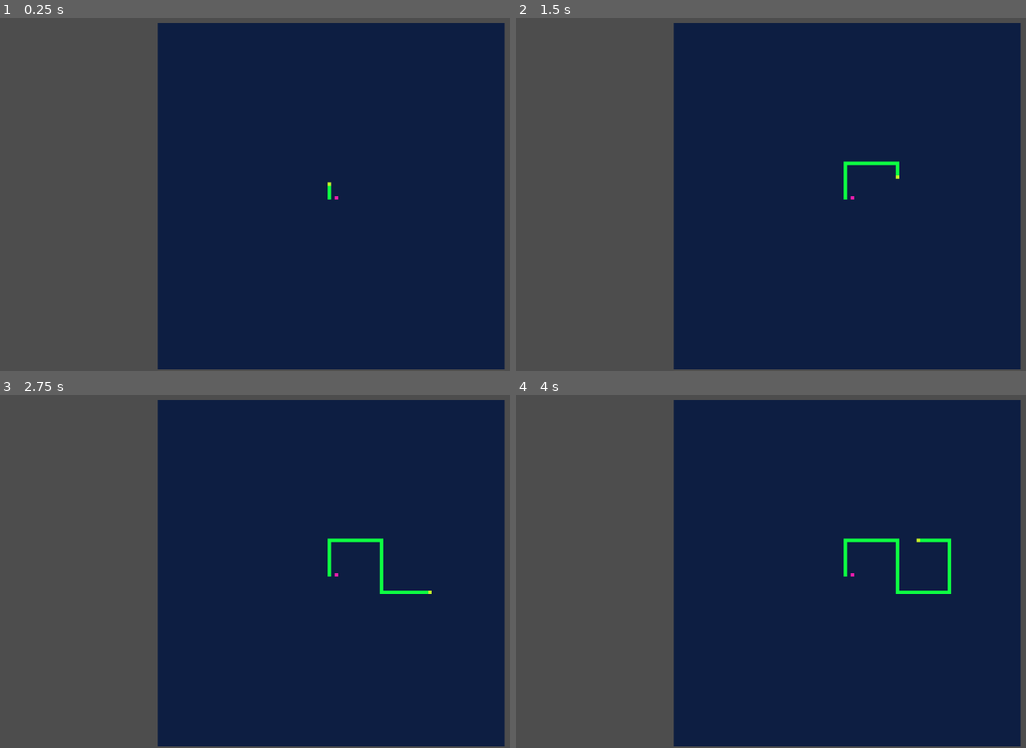
Above: before the commit, frames 1-4 (two rows, left to right).
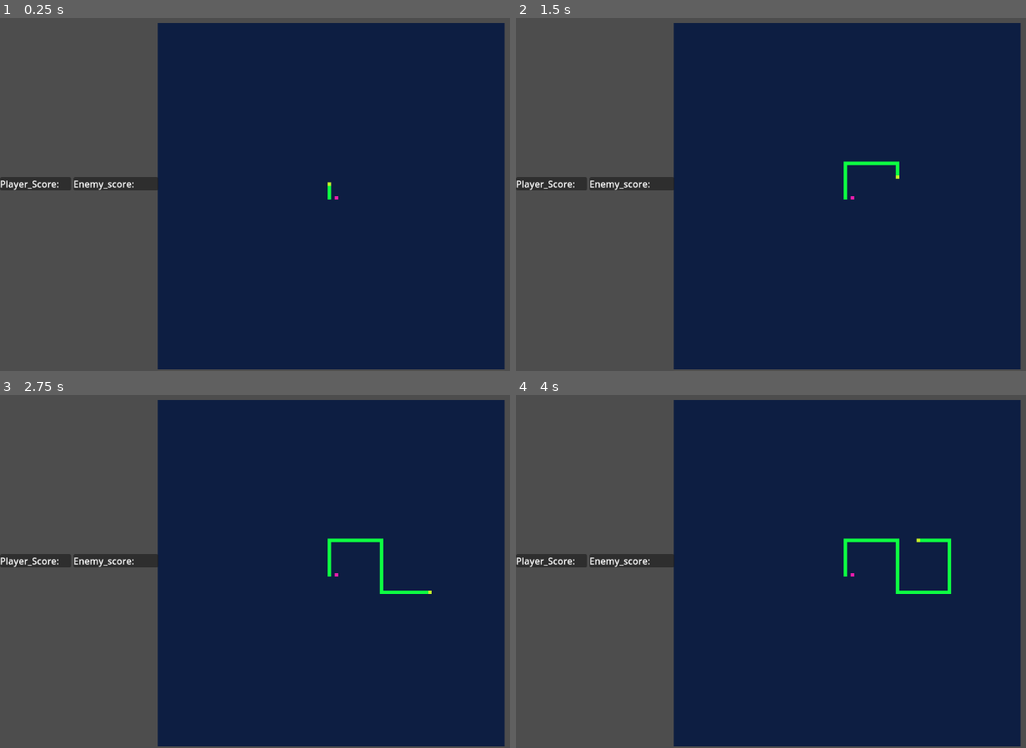
Above: after the commit, the same moments.

Repository: Principursa/2DAiGame
Game: Godot game, scene res://World.tscn
The game is run twice, just before and just after one commit, with the same random seed, the same clock (stepped at 60 frames per second) and the same inputs.
Inputs:
- Up to frame 1 (0.25 s): no input
- Up to frame 2 (1.5 s): tap Enter at 0.5 s; hold Right (ui_right) 0.53-1.28 s; tap Space at 1.25 s; hold Down (ui_down) from 1.28 s (still down)
- Up to frame 3 (2.75 s): release Down (ui_down) at 2.03 s; hold Right (ui_right) from 2.03 s (still down)
- Up to frame 4 (4 s): tap Enter at 2.75 s; release Right (ui_right) at 2.78 s; hold Up (ui_up) 2.78-3.53 s; tap Space at 3.5 s; hold Left (ui_left) from 3.53 s (still down)

The runs differ from the first frame. In frame 1, 1.1% of the frame differs, in the area x 0-32%, y 45-49%; in frame 2, 1.1%; in frame 3, 1.1%; in frame 4, 1.1%.

Commit message:
Added score

Diff:
--- /dev/null
+++ b/E_Score.gd
@@ -0,0 +1,14 @@
+extends Label
+
+
+# Called when the node enters the scene tree for the first time.
+func _ready():
+	pass # Replace with function body.
+
+
+# Called every frame. 'delta' is the elapsed time since the previous frame.
+func _process(delta):
+	pass
+
+func update_score(num):
+	text = "Enemy Score: " + str(num)
--- /dev/null
+++ b/P_Score.gd
@@ -0,0 +1,14 @@
+extends Label
+
+
+# Called when the node enters the scene tree for the first time.
+func _ready():
+	pass # Replace with function body.
+
+
+# Called every frame. 'delta' is the elapsed time since the previous frame.
+func _process(delta):
+	pass
+
+func update_score(num):
+	text = "PlayerScore: " + str(num)
--- a/UI.tscn
+++ b/UI.tscn
@@ -1,18 +1,43 @@
-[gd_scene format=3 uid="uid://c1vqg2vqcwo4j"]
+[gd_scene load_steps=3 format=3 uid="uid://c1vqg2vqcwo4j"]
 
-[node name="Node2D" type="Node2D"]
+[ext_resource type="Script" path="res://P_Score.gd" id="1_7k7re"]
+[ext_resource type="Script" path="res://E_Score.gd" id="2_rtwm6"]
+
+[node name="Control" type="Control"]
+layout_mode = 3
+anchors_preset = 0
 
 [node name="Start_UI" type="CanvasLayer" parent="."]
 
-[node name="MarginContainer" type="MarginContainer" parent="Start_UI"]
-anchors_preset = 14
-anchor_top = 0.5
+[node name="MarginContainer" type="HBoxContainer" parent="Start_UI"]
+anchors_preset = 15
 anchor_right = 1.0
-anchor_bottom = 0.5
-offset_top = -15.5
-offset_bottom = 15.5
+anchor_bottom = 1.0
 grow_horizontal = 2
 grow_vertical = 2
 size_flags_horizontal = 4
 size_flags_vertical = 8
-metadata/_edit_use_anchors_ = true
+
+[node name="PlayerPanel" type="PanelContainer" parent="Start_UI/MarginContainer"]
+layout_mode = 2
+size_flags_horizontal = 0
+size_flags_vertical = 4
+
+[node name="P_Score" type="Label" parent="Start_UI/MarginContainer/PlayerPanel"]
+unique_name_in_owner = true
+layout_mode = 2
+size_flags_horizontal = 0
+size_flags_vertical = 0
+text = "Player_Score:     "
+script = ExtResource("1_7k7re")
+
+[node name="EnemyPanel" type="PanelContainer" parent="Start_UI/MarginContainer"]
+layout_mode = 2
+size_flags_horizontal = 8
+size_flags_vertical = 4
+
+[node name="E_Score" type="Label" parent="Start_UI/MarginContainer/EnemyPanel"]
+unique_name_in_owner = true
+layout_mode = 2
+text = "Enemy_score:          "
+script = ExtResource("2_rtwm6")
--- a/World.gd
+++ b/World.gd
@@ -4,6 +4,8 @@
 @onready var player_pixel_pre = load("res://player_pixel.tscn")
 @onready var enemy_pixel_pre = load("res://enemy_pixel.tscn")
 @onready var tick = get_node("../Tick")
+@onready var player_score_label = get_node("../Control").get_node("%P_Score")
+@onready var enemy_score_label = get_node("../Control").get_node("%E_Score")
 var height = 100
 var width = 100
 var base_position = Vector2(0,0)
@@ -14,7 +16,6 @@
 	PLAYER,
 	ENEMY
 }
-
 enum Entity {
 	PLAYER,
 	ENEMY
@@ -81,9 +82,11 @@
 	player_pix.queue_free()
 	if entity == Entity.PLAYER:
 		player_pix.score += 1
+		player_score_label.update_score(player_pix.score)
 
 	if entity == Entity.ENEMY:
 		enemy_pix.score += 1
+		enemy_score_label.update_score(enemy_pix.score)
 
 	clear_grid()
 	spawn_entities()
--- a/World.tscn
+++ b/World.tscn
@@ -5,7 +5,7 @@
 
 [node name="Node2D" type="Node2D"]
 
-[node name="Node2D" parent="." instance=ExtResource("1_mg6jh")]
+[node name="Control" parent="." instance=ExtResource("1_mg6jh")]
 
 [node name="TileMap" type="TileMap" parent="."]
 format = 2
